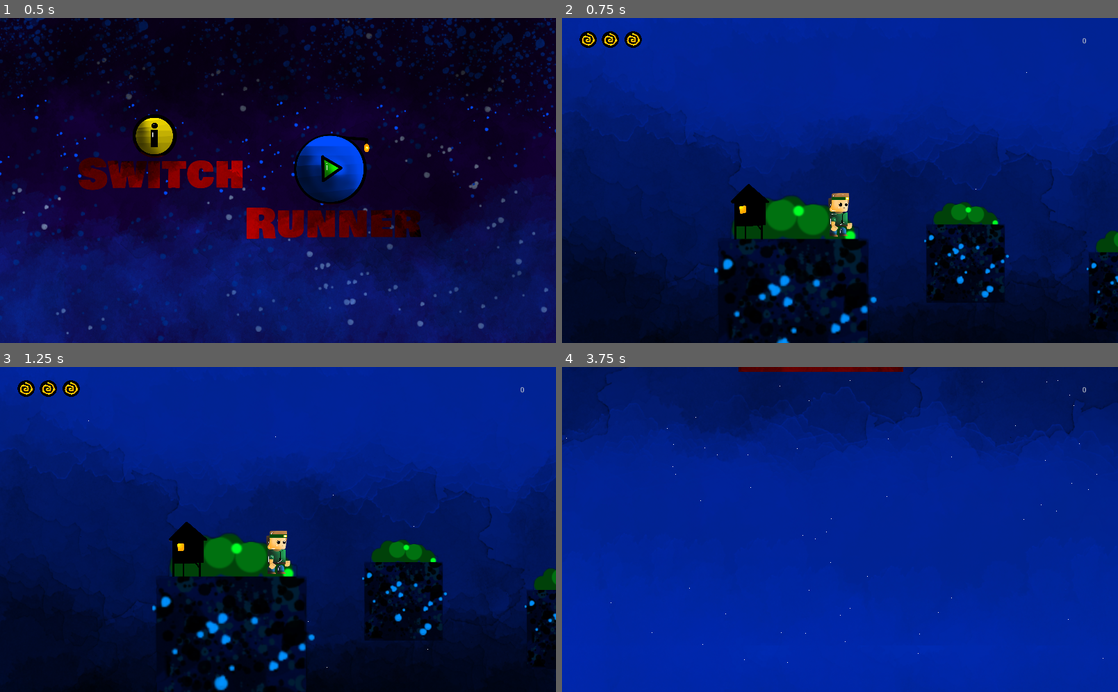
Above: before the commit, frames 1-4 (two rows, left to right).
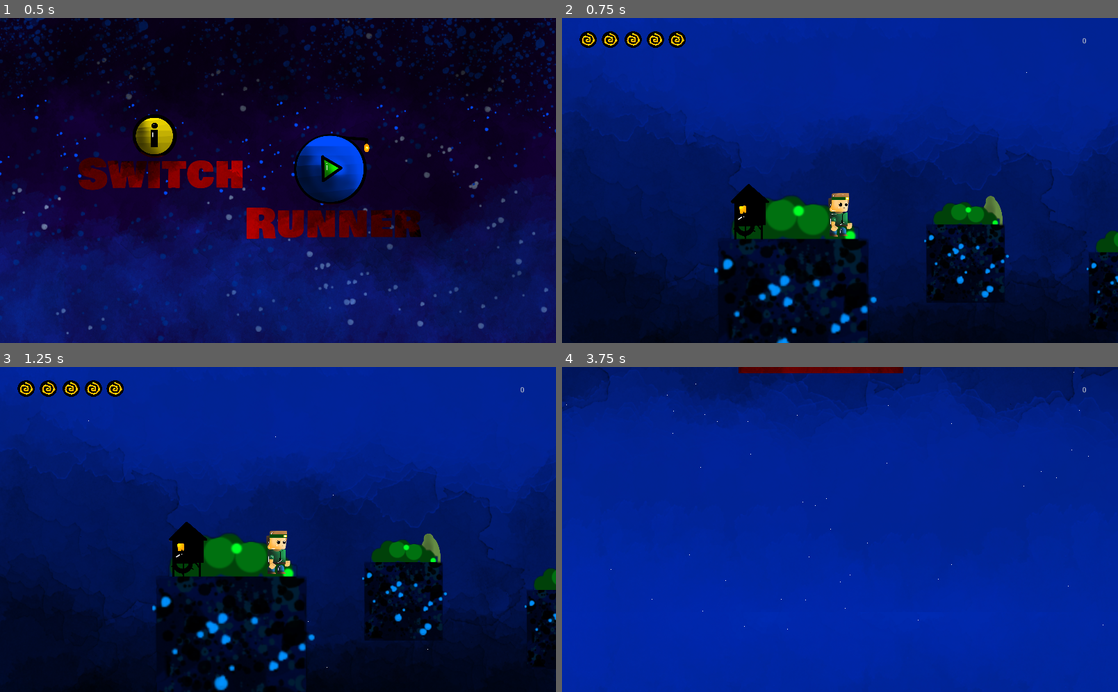
Above: after the commit, the same moments.

Repository: Zeno3463/geo-jam-2021
Game: Godot game, scene res://scene/Main Menu.tscn
Same seed, same stepped clock (60 frames per second), same inputs: the game is played once before the commit and once after it.
Inputs (mouse positions are in pixels of both pictures, inside the frame that each line leads up to; where the layout moved, square brackets give the same spot in the first picture):
- Up to frame 1 (0.5 s): no input
- Up to frame 2 (0.75 s): click (890, 187) at 0.5 s
- Up to frame 3 (1.25 s): no input
- Up to frame 4 (3.75 s): move the mouse to (962, 513) at 1.27 s; hold D (right) 1.28-2.78 s; click (962, 513) at 1.35 s; tap W (up) at 1.52, 2.27 s; move the mouse to (728, 545) at 2.02 s; right-click (728, 545) at 2.1 s; move the mouse to (895, 458) at 2.77 s; hold A (left) 2.78-3.5 s; click (895, 458) at 2.85 s; click (834, 432) [801, 432] at 3.5 s

Frame 1 is identical in both runs. In frame 2, 0.5% of the frame differs, in the area x 15-80%, y 4-68%; in frame 3, 0.5%; in frame 4, 9.4%, in the area x 0-100%, y 0-92%.

Commit message:
added obstacles

Diff:
--- a/scene/main scene.tscn
+++ b/scene/main scene.tscn
@@ -10,6 +10,12 @@
 [ext_resource path="res://GUI/score bord.png" type="Texture" id=8]
 [ext_resource path="res://GUI/score.png" type="Texture" id=9]
 [ext_resource path="res://GUI/restart button.png" type="Texture" id=10]
+[ext_resource path="res://fonts/Roboto-Black.ttf" type="DynamicFontData" id=15]
+[ext_resource path="res://GUI/menu button.png" type="Texture" id=16]
+
+[sub_resource type="DynamicFont" id=1]
+size = 50
+font_data = ExtResource( 15 )
 
 [node name="Node2D" type="Node2D"]
 
@@ -87,18 +93,28 @@
 }
 
 [node name="Label" type="Label" parent="Player/TextureRect"]
-margin_left = 274.419
-margin_top = 251.749
-margin_right = 389.419
-margin_bottom = 266.749
+margin_left = 191.659
+margin_top = 226.387
+margin_right = 344.659
+margin_bottom = 286.387
+custom_fonts/font = SubResource( 1 )
+custom_colors/font_color = Color( 0, 0.0627451, 0.345098, 1 )
 text = "score: "
 
 [node name="TextureButton" type="TextureButton" parent="Player/TextureRect"]
-margin_left = 288.304
-margin_top = 409.711
-margin_right = 330.304
-margin_bottom = 451.711
+margin_left = 344.657
+margin_top = 411.298
+margin_right = 386.657
+margin_bottom = 453.298
 texture_normal = ExtResource( 10 )
+expand = true
+
+[node name="TextureButton2" type="TextureButton" parent="Player/TextureRect"]
+margin_left = 232.745
+margin_top = 411.298
+margin_right = 274.745
+margin_bottom = 453.298
+texture_normal = ExtResource( 16 )
 expand = true
 
 [node name="Tween" type="Tween" parent="Player"]
@@ -143,6 +159,28 @@
 margin_left = 55.8484
 margin_top = -8.69821
 margin_right = 222.848
+margin_bottom = 110.302
+texture = ExtResource( 6 )
+expand = true
+__meta__ = {
+"_edit_use_anchors_": false
+}
+
+[node name="TextureRect4" type="TextureRect" parent="CanvasLayer/Lives"]
+margin_left = 97.3789
+margin_top = -8.69821
+margin_right = 264.378
+margin_bottom = 110.302
+texture = ExtResource( 6 )
+expand = true
+__meta__ = {
+"_edit_use_anchors_": false
+}
+
+[node name="TextureRect5" type="TextureRect" parent="CanvasLayer/Lives"]
+margin_left = 137.022
+margin_top = -8.69821
+margin_right = 304.021
 margin_bottom = 110.302
 texture = ExtResource( 6 )
 expand = true
@@ -160,3 +198,4 @@
 }
 
 [connection signal="pressed" from="Player/TextureRect/TextureButton" to="Player" method="_on_TextureButton_pressed"]
+[connection signal="pressed" from="Player/TextureRect/TextureButton2" to="Player" method="_on_TextureButton2_pressed"]
--- /dev/null
+++ b/scene/obstacle.tscn
@@ -0,0 +1,14 @@
+[gd_scene load_steps=3 format=2]
+
+[ext_resource path="res://Level design/obstacls/obstacle1.png" type="Texture" id=1]
+
+[sub_resource type="CircleShape2D" id=1]
+
+[node name="Area2D" type="Area2D"]
+
+[node name="CollisionShape2D" type="CollisionShape2D" parent="."]
+shape = SubResource( 1 )
+
+[node name="Sprite" type="Sprite" parent="."]
+scale = Vector2( 0.134025, 0.134025 )
+texture = ExtResource( 1 )
--- a/scripts/Platform.gd
+++ b/scripts/Platform.gd
@@ -2,8 +2,41 @@
 
 onready var camera = get_tree().get_root().get_node("Node2D/Player/Camera2D")
 onready var levelGenerator = get_tree().get_root().get_node("Node2D/Level Generator")
+var trees = [
+	preload("res://Level design/trees/tree1.png"),
+	preload("res://Level design/trees/tree2.png"),
+	preload("res://Level design/trees/tree3.png"),
+	preload("res://Level design/trees/tree4.png"),
+	preload("res://Level design/trees/tree5.png"),
+	preload("res://Level design/trees/tree6.png")
+]
+var obstacle = preload("res://scene/obstacle.tscn")
+
+func _ready():
+	randomize()
+
+	var treeNum = rand_range(0, 3)
+	var haveObstacle = rand_range(0, 1)
+	for i in range(treeNum):
+		var tree = trees[rand_range(0, len(trees))]
+		var sprite = Sprite.new()
+		sprite.position = Vector2(rand_range(0, 10) ,-12.5)
+		sprite.texture = tree
+		sprite.z_index = -11
+		sprite.scale = Vector2.ONE * 0.03
+		add_child(sprite)
+	if haveObstacle <= 0.5:
+		var obs = obstacle.instance()
+		obs.position = Vector2(rand_range(-10, 10) ,-12.5)
+		obs.scale = Vector2.ONE * 0.2
+		obs.connect("body_entered", self, "on_Area2D_body_entered")
+		add_child(obs)
 
 func _process(delta):
 	if global_position.x < camera.global_position.x - 700:
 		levelGenerator.num_of_platforms -= 1
 		queue_free()
+
+func on_Area2D_body_entered(body):
+	if body.name == "Player":
+		body.die()
--- a/scripts/Player.gd
+++ b/scripts/Player.gd
@@ -75,3 +75,6 @@
 
 func _on_TextureButton_pressed():
 	get_tree().change_scene("res://scene/main scene.tscn")
+
+func _on_TextureButton2_pressed():
+	get_tree().change_scene("res://scene/Main Menu.tscn")
Binary file added: GUI/menu button.png
Not shown, added: GUI/menu button.png.import
Binary file added: Level design/obstacls/obstacle1.png
Not shown, added: Level design/obstacls/obstacle1.png.import
Binary file added: fonts/Roboto-Black.ttf
Not shown: 1 places in scene/main scene.tscn that only renumber resources
Not shown, changed: exports/index.html
Not shown, changed: exports/index.pck
Not shown, changed: exports/index.zip
